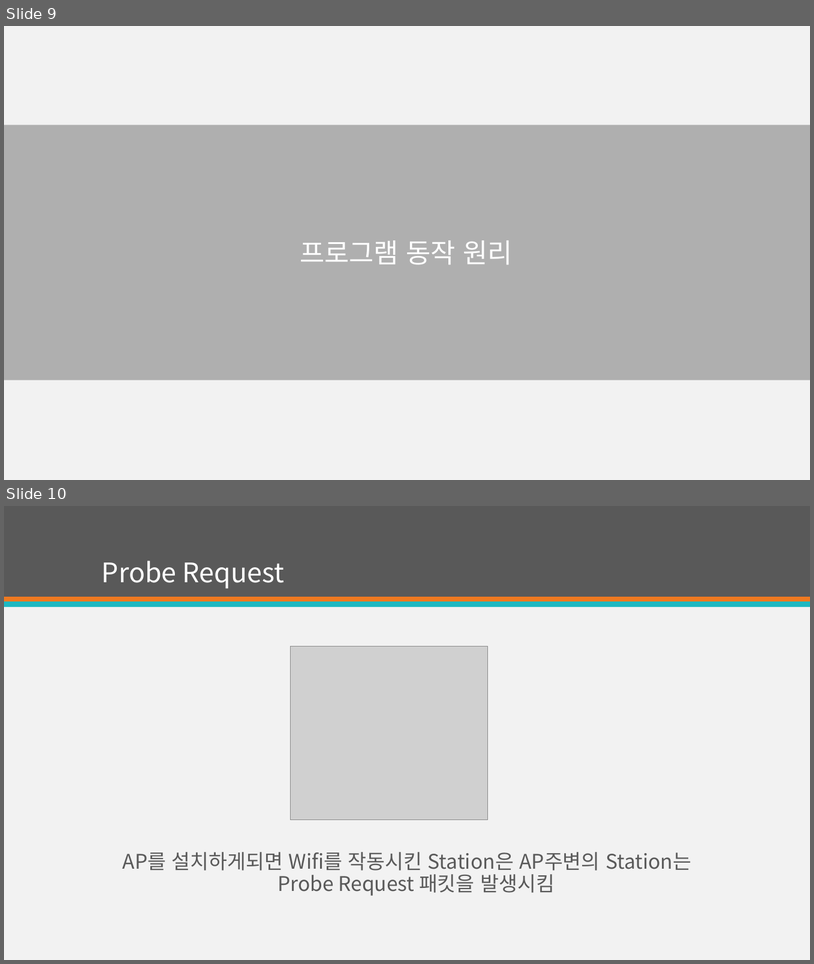
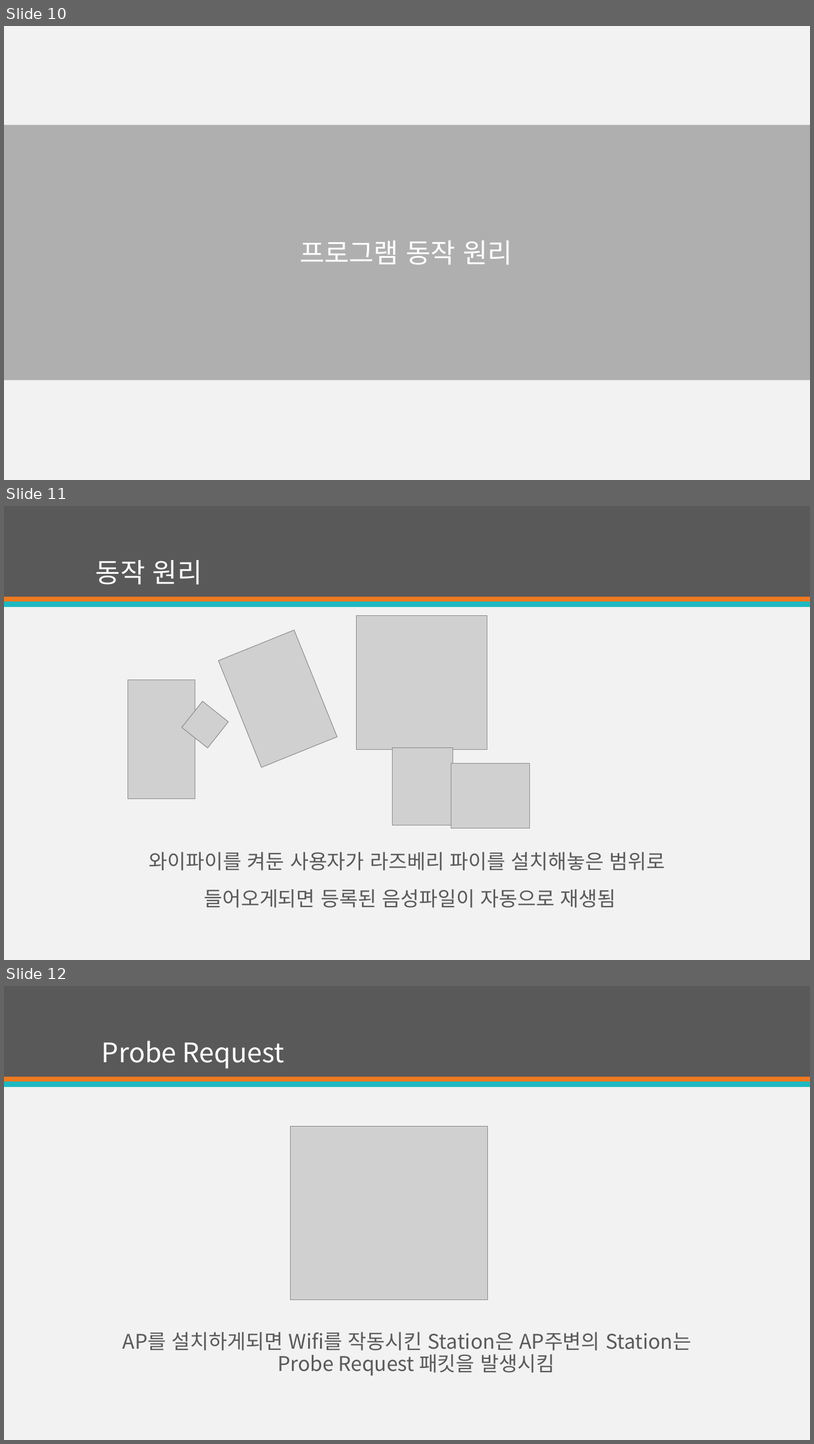
Before and after one commit to jungyoungho/Project_PPT, a slide deck: 개인프로젝트.pptx. Shown one above the other, each under a label of ours: slides 9 and 10 before the commit, slides 10, 11 and 12 after it. The pictures are 814x964 and 814x1444 pixels, drawn with LibreOffice and Linux fonts; fonts in the diff are those of the drawing; grey boxes stand for pictures. Boxes give left, top, right and bottom in pixels: in the first picture for what was removed or moved away, otherwise in the second. Text is boxed around its words. In the diff, an @@ line names an element or a change of style, - is before the commit and + after.

```diff
--- a/개인프로젝트.pptx
+++ b/개인프로젝트.pptx
@@ slide 11 added at [4, 506, 810, 960], background #F2F2F2; not listed: 3 template elements that a slide beside it also shows @@
@@ title added at [96, 560, 202, 585], 32 pt, text #FFFFFF @@
+동작 원리
@@ picture added at [218, 630, 337, 767] @@
@@ picture added at [357, 615, 488, 749] @@
@@ picture added at [128, 680, 195, 799] @@
@@ picture added at [182, 702, 228, 748] @@
@@ picture added at [392, 748, 453, 825] @@
@@ picture added at [452, 763, 530, 828] @@
@@ text added at [149, 852, 666, 907], 24 pt, text #595959 @@
+와이파이를 켜둔 사용자가 라즈베리 파이를 설치해놓은 범위로
+들어오게되면 등록된 음성파일이 자동으로 재생됨
@@ what was slide 9 is now slide 10 @@
@@ what was slide 10 is now slide 12 @@
```
Also in this commit, not shown: 2 slides changed, 4 other slides added, 1 slide removed.
